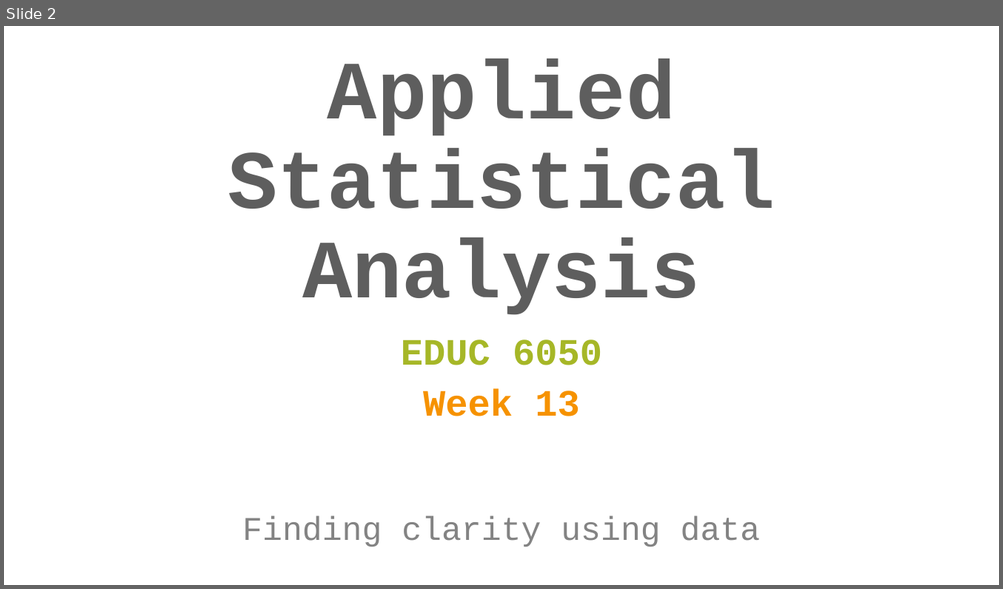
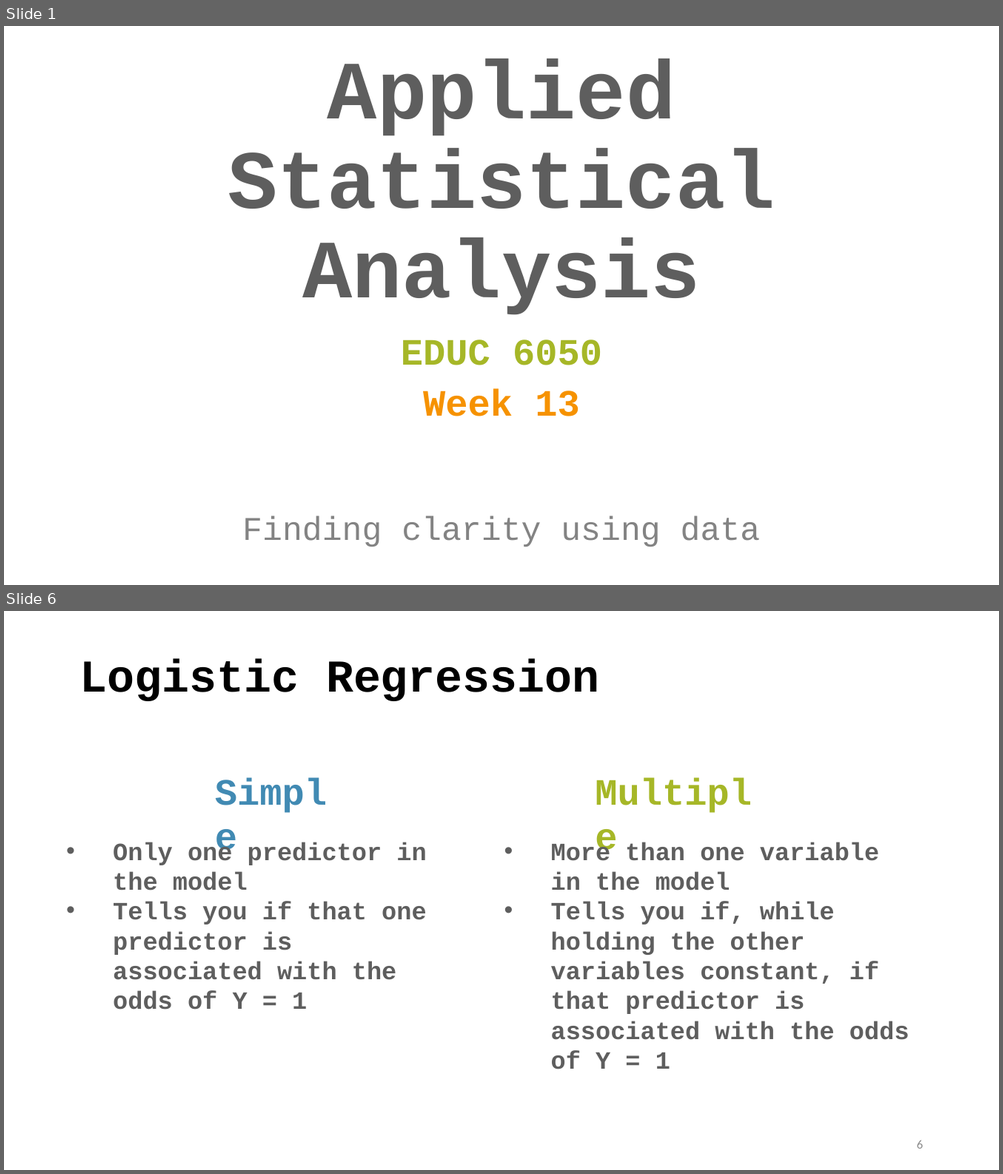
Before and after one commit to TysonStanley/EDU-6050, a slide deck: Slides/13_EDUC_6050_2018.pptx. Shown one above the other, each under a label of ours: slide 2 before the commit, slides 1 and 6 after it; the slides between them are not shown. The pictures are 1003x589 and 1003x1174 pixels, drawn with LibreOffice and Linux fonts; fonts in the diff are those of the drawing. Boxes give left, top, right and bottom in pixels: in the first picture for what was removed or moved away, otherwise in the second. Text is boxed around its words. In the diff, an @@ line names an element or a change of style, - is before the commit and + after.

```diff
--- a/Slides/13_EDUC_6050_2018.pptx
+++ b/Slides/13_EDUC_6050_2018.pptx
@@ slide 6 added at [4,611,999,1170], background #FFFFFF @@
@@ title added at [79,659,600,701], 44 pt, text #000000, bold @@
+Logistic Regression
@@ text added at [208,764,347,817], 36 pt, text #418AB3, bold @@
+Simple
@@ text added at [587,764,768,817], 36 pt, text #A6B727, bold @@
+Multiple
@@ text added at [113,842,427,1010], 24 pt, text #5E5E5E, bold @@
+• Only one predictor in the model
+• Tells you if that one predictor is associated with the odds of Y = 1
@@ text added at [551,842,909,1070], 24 pt, text #5E5E5E, bold @@
+• More than one variable in the model
+• Tells you if, while holding the other variables constant, if that predictor is associated with the odds of Y = 1
@@ page number added at [916,1141,922,1149], 12 pt, text #8C8C8C @@
+6
@@ what was slide 2 is now slide 1 @@
```
Also in this commit, not shown: 48 other slides added, 6 slides removed, 3 other files.
